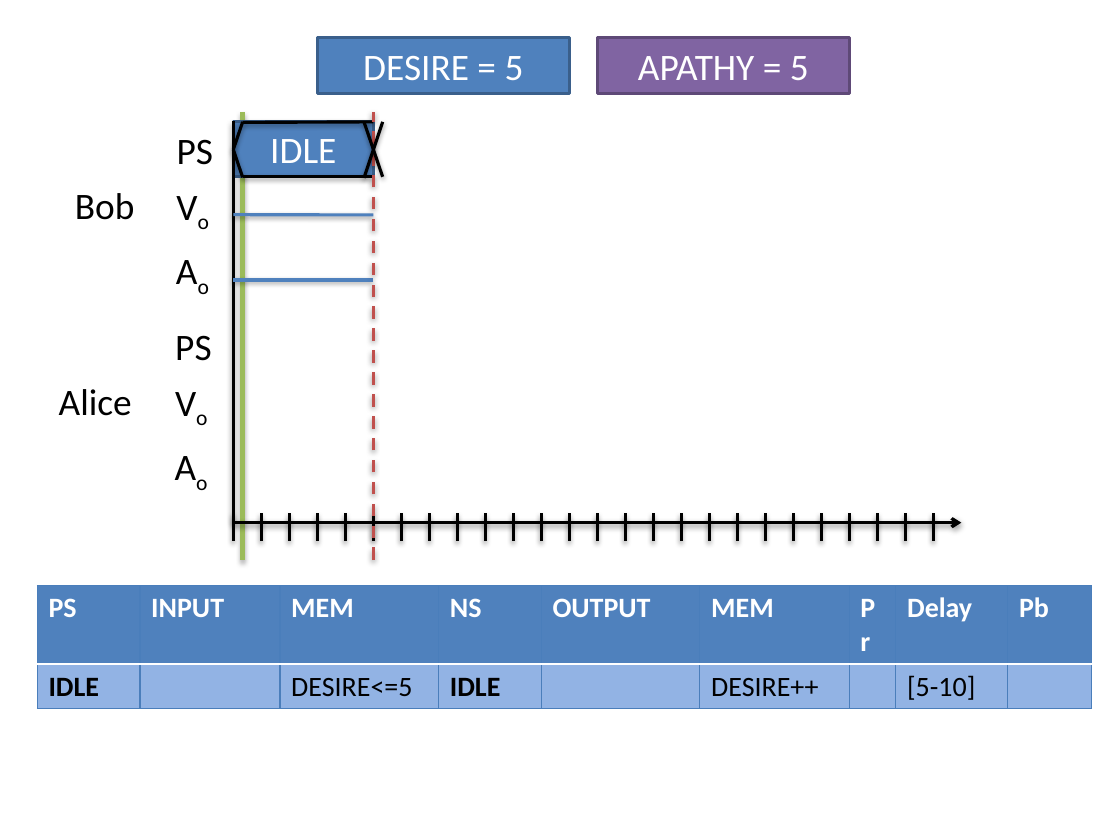
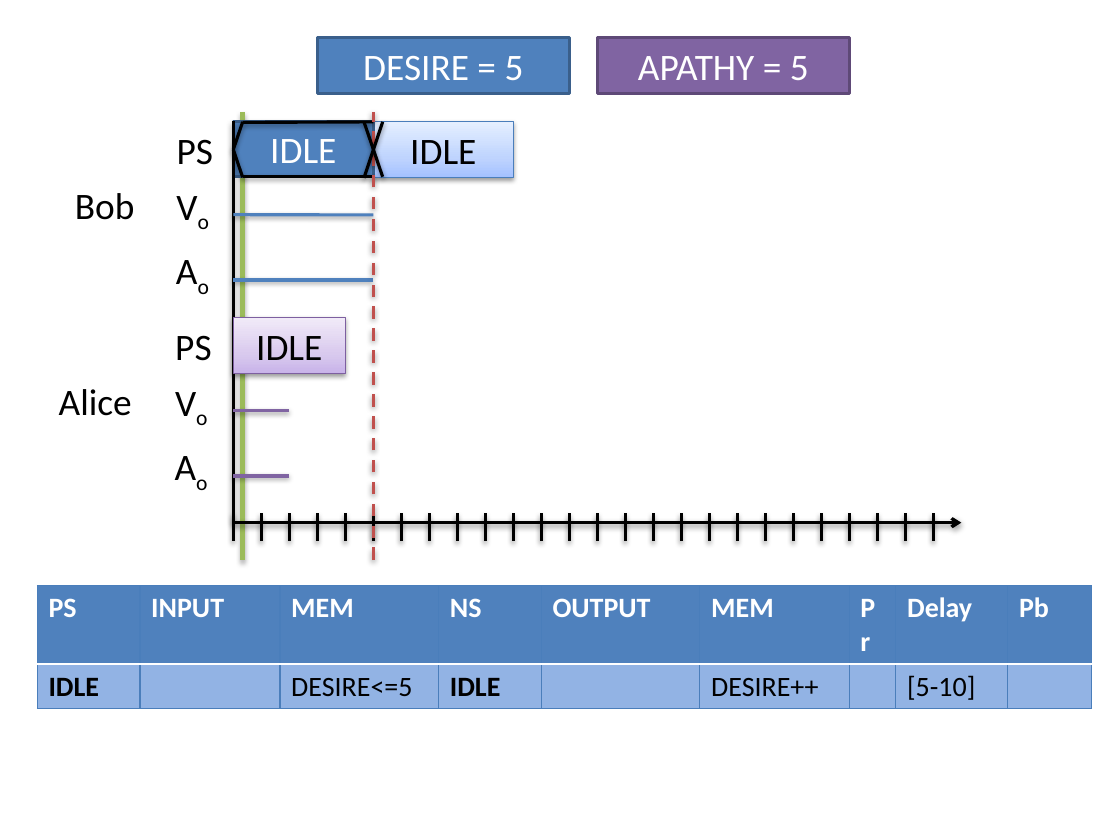
Before and after one commit to ericmercer/workload, a slide deck: slide 10 of publications_and_presentations/FVHMS-2014.pptx. Drawn at 1120x840 pixels with LibreOffice and Linux fonts; fonts in the diff are those of the drawing; background and template pictures are left out. Boxes give left, top, right and bottom in pixels: in the first picture for what was removed or moved away, otherwise in the second. Text is boxed around its words. In the diff, an @@ line names an element or a change of style, - is before the commit and + after.

```diff
--- a/publications_and_presentations/FVHMS-2014.pptx
+++ b/publications_and_presentations/FVHMS-2014.pptx
@@ rectangle added at (373, 122, 513, 178), fill gradient #A4C4FF to #BFD4FF to #E6EEFF, outline #4B7EBC 0.75 pt, 24 pt, text #000000 @@
+IDLE
@@ rectangle added at (233, 318, 345, 374), fill gradient #C9B5E8 to #D8CBEE to #F0EAF9, outline #7D60A0 0.75 pt, 24 pt, text #000000 @@
+IDLE
@@ line added from (233, 411) to (289, 411), #8064A2 2 pt @@
@@ line added from (233, 476) to (289, 476), #8064A2 2 pt @@
```
Also in this commit, not shown: 7 other slides changed, 4 slides added.
